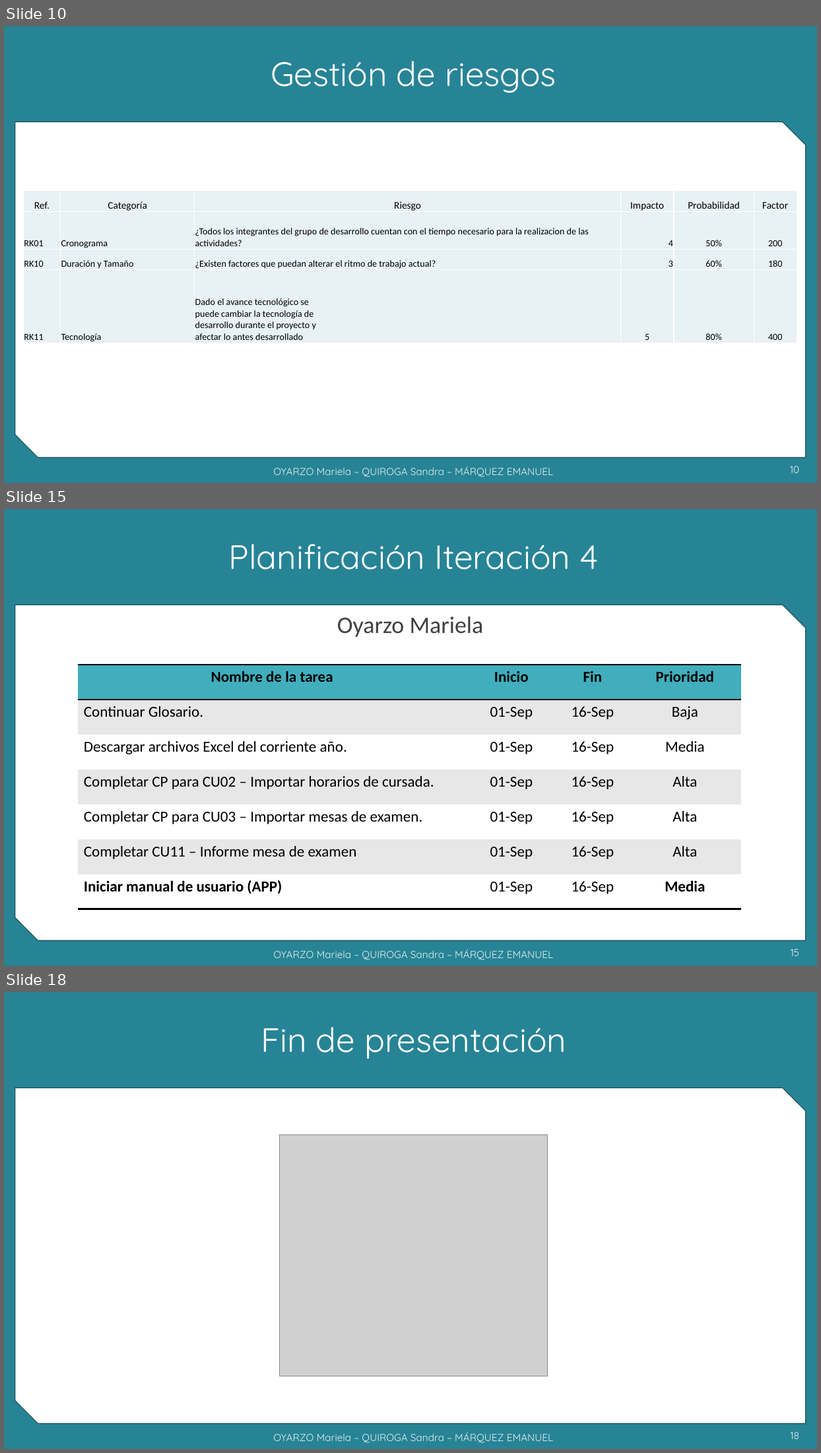
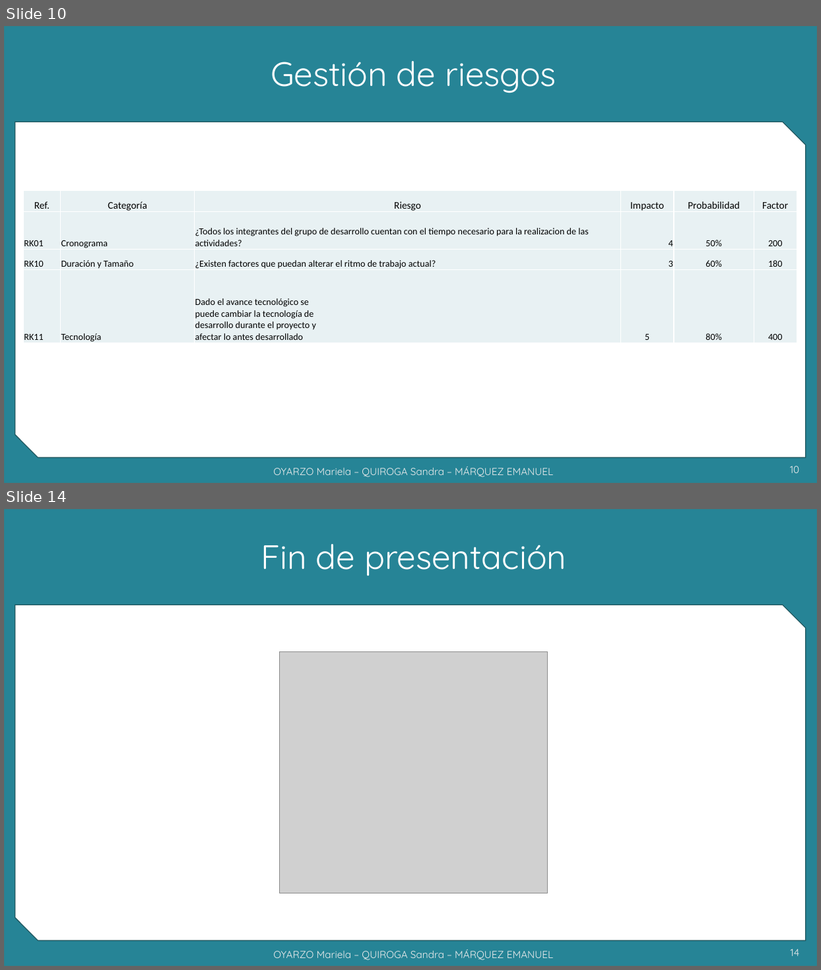
Before and after one commit to grupoyenu/yenu, a slide deck: 08. Presentaciones/Presentación 10 - 21.11.19.pptx. Shown one above the other, each under a label of ours: slides 10, 15 and 18 before the commit, slides 10 and 14 after it; the slides between them are not shown. The pictures are 821x1453 and 821x970 pixels, drawn with LibreOffice and Linux fonts; fonts in the diff are those of the drawing; grey boxes stand for pictures; background and template pictures are left out. Boxes give left, top, right and bottom in pixels: in the first picture for what was removed or moved away, otherwise in the second. Text is boxed around its words. In the diff, an @@ line names an element or a change of style, - is before the commit and + after.

```diff
--- a/08. Presentaciones/Presentación 10 - 21.11.19.pptx
+++ b/08. Presentaciones/Presentación 10 - 21.11.19.pptx
@@ slide 15 removed at (x1=4, y1=509, x2=817, y2=966), background #F2F2F2; not listed: 2 template elements that a slide beside it also shows @@
@@ title removed at (x1=229, y1=544, x2=599, y2=570) @@
-Planificación Iteración 4
@@ text removed at (x1=337, y1=617, x2=484, y2=637) @@
-Oyarzo Mariela
@@ table removed at (x1=78, y1=665, x2=741, y2=909), 7 rows, 4 columns @@
-Nombre de la tarea | Inicio | Fin | Prioridad
-Continuar Glosario. | 01-Sep | 16-Sep | Baja
-Descargar archivos Excel del corriente año. | 01-Sep | 16-Sep | Media
-Completar CP para CU02 – Importar horarios de cursada. | 01-Sep | 16-Sep | Alta
-Completar CP para CU03 – Importar mesas de examen. | 01-Sep | 16-Sep | Alta
-Completar CU11 – Informe mesa de examen | 01-Sep | 16-Sep | Alta
-Iniciar manual de usuario (APP) | 01-Sep | 16-Sep | Media
@@ text removed at (x1=273, y1=950, x2=554, y2=960) @@
-OYARZO Mariela – QUIROGA Sandra – MÁRQUEZ EMANUEL
@@ page number removed at (x1=791, y1=949, x2=800, y2=956) @@
-15
@@ what was slide 18 is now slide 14 @@
@@ page number at (x1=791, y1=949, x2=800, y2=956): text changed @@
-18
+14
```
Also in this commit, not shown: 6 slides changed, 3 other slides removed.
